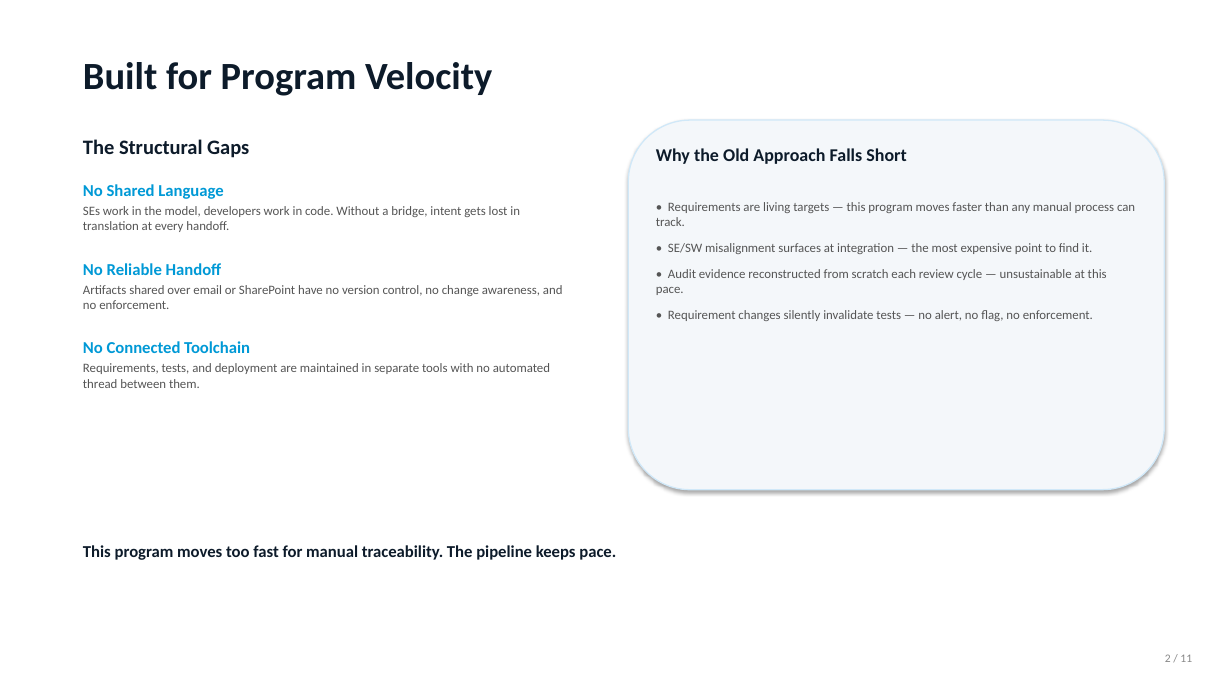
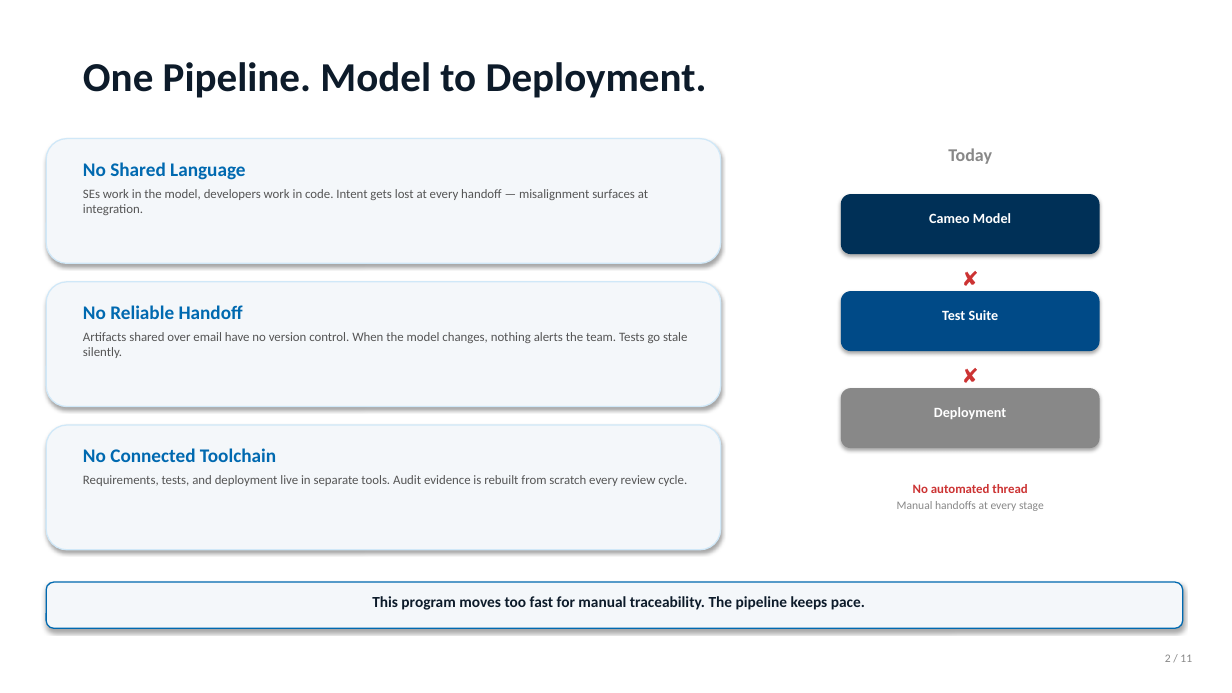
Before and after one commit to blake-perkins/product-pipeline, a slide deck: slide 2 of docs/presentations/MBSE_Pipeline_Executive_Brief.pptx. Drawn at 1232x693 pixels with LibreOffice and Linux fonts; fonts in the diff are those of the drawing. Boxes give left, top, right and bottom in pixels: in the first picture for what was removed or moved away, otherwise in the second. Text is boxed around its words. In the diff, an @@ line names an element or a change of style, - is before the commit and + after.

```diff
--- a/docs/presentations/MBSE_Pipeline_Executive_Brief.pptx
+++ b/docs/presentations/MBSE_Pipeline_Executive_Brief.pptx
@@ text at <box>83,62,707,98</box>: text changed; size 30 to 32 pt @@
-Built for Program Velocity
+One Pipeline. Model to Deployment.
@@ rounded rectangle added at <box>46,139,721,263</box>, fill #F4F7FA, outline #D0E8F8 1 pt @@
@@ text removed at <box>83,139,249,158</box> @@
-The Structural Gaps
@@ rounded rectangle removed at <box>628,120,1165,490</box> @@
@@ text removed at <box>656,148,906,164</box> @@
-Why the Old Approach Falls Short
@@ text added at <box>948,148,992,164</box>, 14 pt, text #888888, bold @@
+Today
@@ text "No Shared Language": place and size @@
-text "No Shared Language" at <box>83,184,520,232</box>
+text "No Shared Language" at <box>83,162,648,215</box>
@@ text at <box>83,162,245,180</box>: size 13 to 15 pt, text colour #0099D6 to #0069B0 in "No Shared Language"; more space between paragraphs @@
@@ text at <box>83,189,648,215</box>: text changed @@
-SEs work in the model, developers work in code. Without a bridge, intent gets lost in translation at every handoff.
+SEs work in the model, developers work in code. Intent gets lost at every handoff — misalignment surfaces at integration.
@@ text removed at <box>656,202,1135,321</box> @@
-• Requirements are living targets — this program moves faster than any manual process can track.
-• SE/SW misalignment surfaces at integration — the most expensive point to find it.
-• Audit evidence reconstructed from scratch each review cycle — unsustainable at this pace.
-• Requirement changes silently invalidate tests — no alert, no flag, no enforcement.
@@ rounded rectangle added at <box>841,194,1100,254</box>, fill #003057 @@
@@ text added at <box>929,213,1011,223</box>, 11 pt, text #FFFFFF, bold @@
+Cameo Model
@@ text added at <box>943,262,998,289</box>, 16 pt, text #CC3333, bold @@
+✘
@@ rounded rectangle added at <box>46,282,721,407</box>, fill #F4F7FA, outline #D0E8F8 1 pt @@
@@ text "No Reliable Handoff": place and size @@
-text "No Reliable Handoff" at <box>83,263,563,309</box>
+text "No Reliable Handoff" at <box>83,305,687,358</box>
@@ rounded rectangle added at <box>841,291,1100,351</box>, fill #004A87 @@
@@ text at <box>83,305,243,319</box>: size 13 to 15 pt, text colour #0099D6 to #0069B0 in "No Reliable Handoff"; more space between paragraphs @@
@@ text added at <box>942,310,999,320</box>, 11 pt, text #FFFFFF, bold @@
+Test Suite
@@ text at <box>83,332,687,358</box>: text changed @@
-Artifacts shared over email or SharePoint have no version control, no change awareness, and no enforcement.
+Artifacts shared over email have no version control. When the model changes, nothing alerts the team. Tests go stale silently.
@@ text removed at <box>83,341,550,388</box> @@
-No Connected Toolchain
-Requirements, tests, and deployment are maintained in separate tools with no automated thread between them.
@@ text added at <box>943,359,998,386</box>, 16 pt, text #CC3333, bold @@
+✘
@@ rounded rectangle added at <box>841,388,1100,448</box>, fill #888888 @@
@@ text added at <box>934,407,1006,419</box>, 11 pt, text #FFFFFF, bold @@
+Deployment
@@ rounded rectangle added at <box>46,425,721,550</box>, fill #F4F7FA, outline #D0E8F8 1 pt @@
@@ text added at <box>83,448,687,486</box>, 10 pt, text #555555 @@
+No Connected Toolchain
+Requirements, tests, and deployment live in separate tools. Audit evidence is rebuilt from scratch every review cycle.
@@ text added at <box>897,484,1044,511</box>, 9 pt, text #888888 @@
+No automated thread
+Manual handoffs at every stage
@@ rounded rectangle added at <box>46,582,1183,628</box>, fill #F4F7FA, outline #0069B0 1 pt @@
@@ text "This program moves too fast ...": place and size @@
-text "This program moves too fast ..." at <box>83,545,616,560</box>
+text "This program moves too fast ..." at <box>372,596,865,610</box>
@@ text "This program moves too fast ..." at <box>372,596,865,610</box>: size 13 to 12 pt; alignment left to centre @@
```
Also in this commit, not shown: 2 other slides changed, 1 other file.
